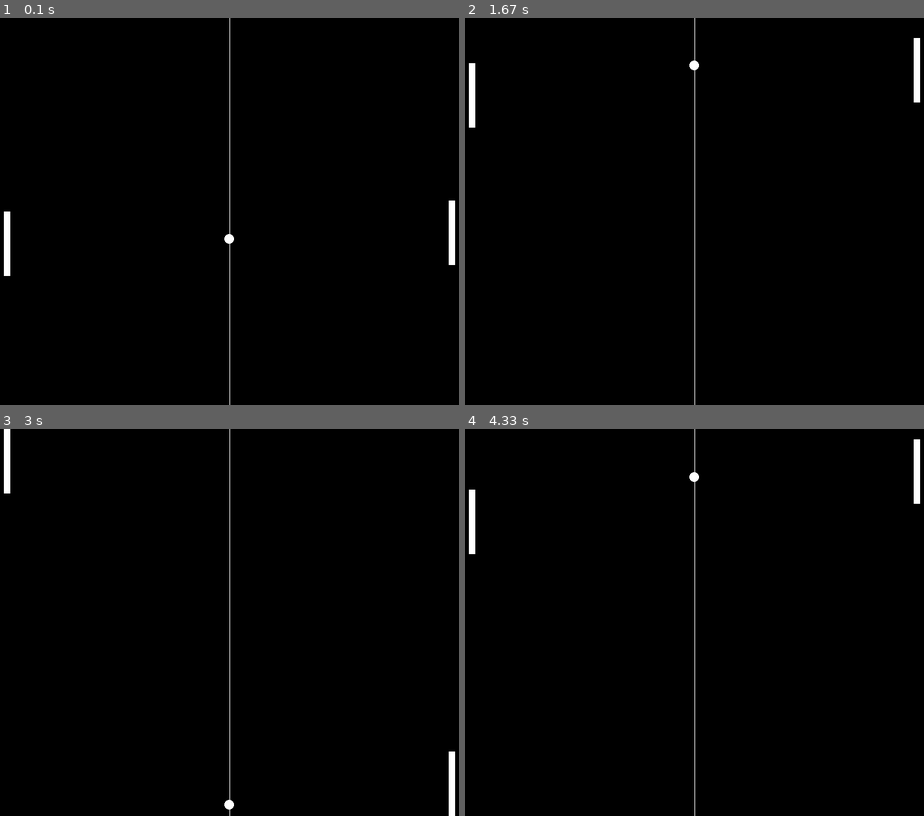
Above: before the commit, frames 1-4 (two rows, left to right).
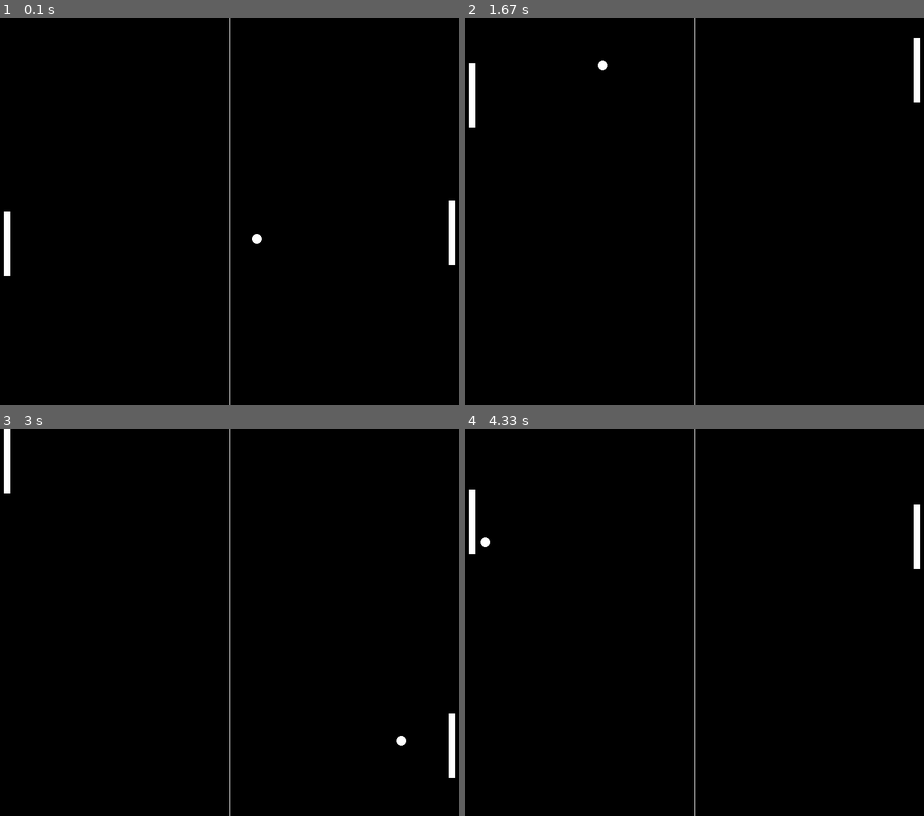
Above: after the commit, the same moments.

Repository: Wllader/ULTRA_python
Game: pygame game, started from improv/D5/pong_skeleton.py
Same seed, same stepped clock (60 frames per second), same inputs: the game is played once before the commit and once after it.
Inputs:
- Up to frame 1 (0.1 s): no input
- Up to frame 2 (1.67 s): hold W 0.33-0.8 s; hold S 0.83-1.13 s; hold W 1.17-1.53 s; hold S from 1.57 s (still down)
- Up to frame 3 (3 s): release S at 1.93 s; hold W 1.97-2.27 s; hold S 2.3-2.6 s; hold W from 2.63 s (still down)
- Up to frame 4 (4.33 s): release W at 3 s; hold S 3.03-3.4 s; hold W 3.43-3.73 s; hold S 3.77-4.07 s; hold W from 4.1 s (still down)

The runs differ from the first frame. In frame 1, less than 0.1% of the frame differs, in the area x 48-58%, y 55-59%; in frame 2, less than 0.1%; in frame 3, 0.4%; in frame 4, 0.5%, in the area x 3-100%, y 2-37%.

Commit message:
Fixed horizontal movement of ball

Diff:
--- a/improv/D5/pong_skeleton.py
+++ b/improv/D5/pong_skeleton.py
@@ -36,7 +36,7 @@
 
 # Speeds
 paddle_speed = 7
-ball_speed = np.array([0, 5])
+ball_speed = np.array([5, 5])
 
 #! Game loop
 
